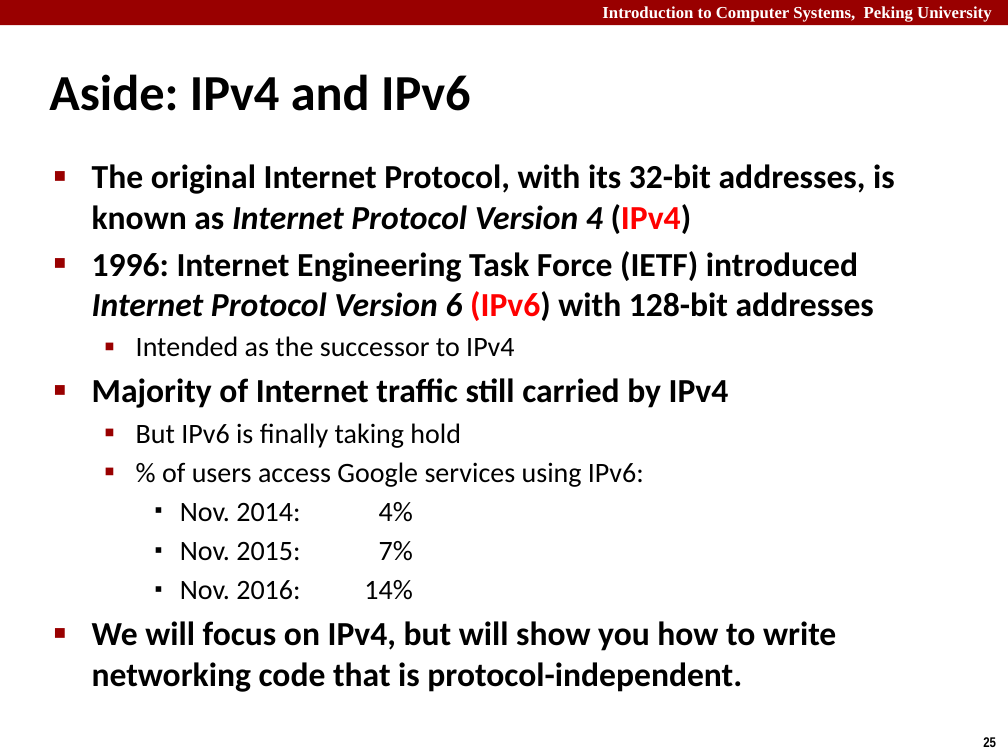
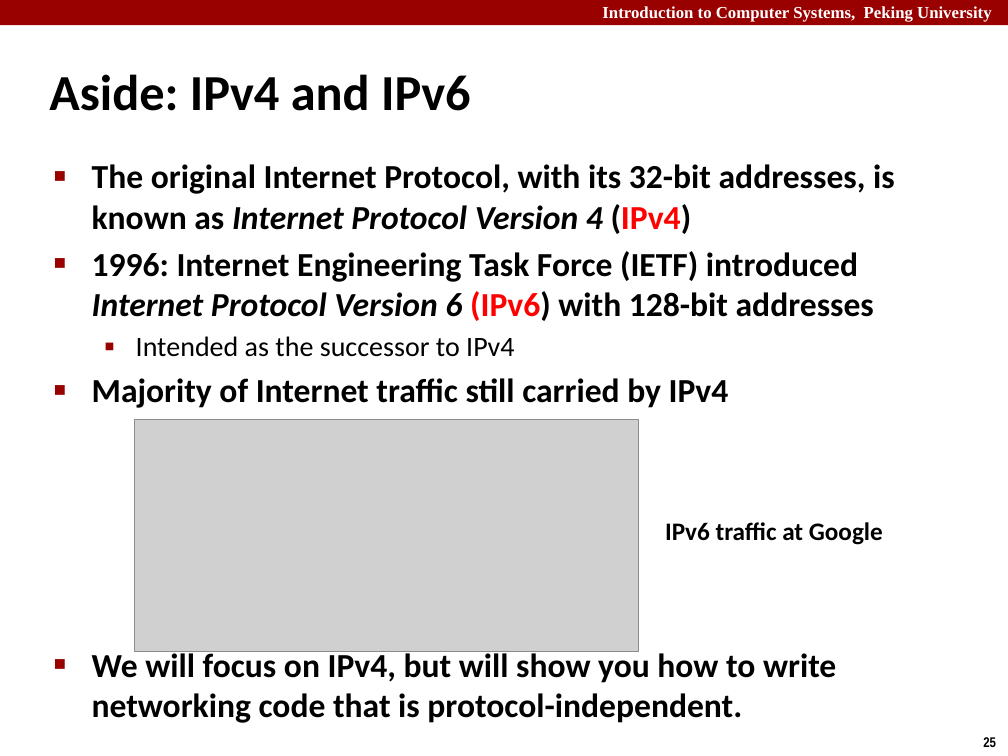
Before and after one commit to caodg/ics, a slide deck: slide 25 of slides/B08-NET1-internet.pptx. Drawn at 1008x756 pixels with LibreOffice and Linux fonts; fonts in the diff are those of the drawing; grey boxes stand for pictures. Boxes give left, top, right and bottom in pixels: in the first picture for what was removed or moved away, otherwise in the second. Text is boxed around its words. In the diff, an @@ line names an element or a change of style, - is before the commit and + after.

Commit message:
update slides

```diff
--- a/slides/B08-NET1-internet.pptx
+++ b/slides/B08-NET1-internet.pptx
@@ picture added at <box>134,419,638,652</box> @@
@@ text at <box>136,423,644,600</box>: paragraphs removed @@
-  ▪ But IPv6 is finally taking hold
-  ▪ % of users access Google services using IPv6:
-    ▪ Nov. 2014: 4%
-    ▪ Nov. 2015: 7%
-    ▪ Nov. 2016: 14%
@@ text added at <box>665,522,883,545</box>, 18 pt, text #000000, bold @@
+IPv6 traffic at Google
```
Also in this commit, not shown: 11 other slides changed, 1 other file.
